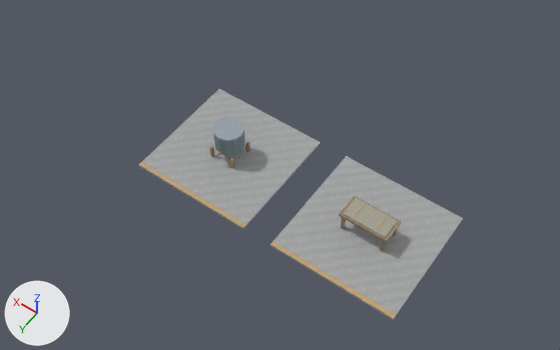
What one commit did to the glTF model development/levels/primitive-props-v1/site-kits/level_blockout_kit_wld_04_p04.glb.
Camera for both pictures: a 50 mm lens placed at (-14.3, 19.8, 26.1), pointed at (-1.8, 2.3, -1.4). Every picture has the same lights, and +X, +Y and +Z are marked at lower left. The older version comes first. Vertices at exactly the same position are counted once.

Objects in the first picture: 'level_blockout_kit_wld_04_p04'.
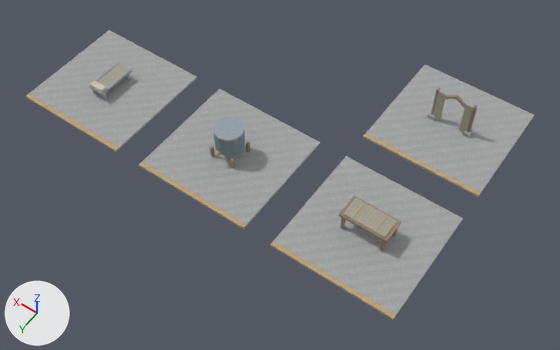
Diff of the bpy script that builds the scene:
```diff
--- a/development/levels/primitive-props-v1/site-kits/level_blockout_kit_wld_04_p04.glb.py
+++ b/development/levels/primitive-props-v1/site-kits/level_blockout_kit_wld_04_p04.glb.py
@@ mat_blockout_ivory @@
+mat_blockout_ivory = bpy.data.materials.new('blockout_ivory')
+# colours: light grey #dfdacb
+# uses the picture img_image_7
@@ me_widow_s_peak_fire_lookout_map_kit_contact_room @@
-me_widow_s_peak_fire_lookout_map_kit_contact_room.from_pydata(...)  # 198 vertices, 320 faces; spans x -9.82..2.83, y 0.7..6.3, z -0.11..1.64
+me_widow_s_peak_fire_lookout_map_kit_contact_room.from_pydata(...)  # 358 vertices, 560 faces; spans x -9.82..9.82, y -6.3..6.3, z -0.11..1.87
+# me_widow_s_peak_fire_lookout_map_kit_contact_room part 1: a new loose piece, a box spanning x 4.175..9.825, y 0.7..6.3, z -0.11..-0.01, in mat_blockout_stone
+# me_widow_s_peak_fire_lookout_map_kit_contact_room part 2: a new loose piece, a box spanning x -9.825..-4.175, y -6.3..-0.7, z -0.11..-0.01, in mat_blockout_stone
+# me_widow_s_peak_fire_lookout_map_kit_contact_room part 3: a new loose piece, a box spanning x -8.04..-7.72, y -3.68..-3.32, z 0.0..0.21, in mat_blockout_stone
+# me_widow_s_peak_fire_lookout_map_kit_contact_room part 4: a new loose piece, a box spanning x -6.28..-5.96, y -3.68..-3.32, z 0.0..0.21, in mat_blockout_stone
+# me_widow_s_peak_fire_lookout_map_kit_contact_room part 5: a new loose piece, a box spanning x 4.175..9.825, y 6.11..6.29, z -0.013..0.002, in mat_blockout_accent
+# me_widow_s_peak_fire_lookout_map_kit_contact_room part 6: a new loose piece, a box spanning x -9.825..-4.175, y -0.89..-0.71, z -0.013..0.002, in mat_blockout_accent
+# me_widow_s_peak_fire_lookout_map_kit_contact_room part 7: a new loose piece, a box spanning x -7.95..-7.82, y -3.57..-3.43, z 0.01..1.77, in mat_blockout_wood
+# me_widow_s_peak_fire_lookout_map_kit_contact_room part 8: a new loose piece, a box spanning x -6.18..-6.05, y -3.57..-3.43, z 0.01..1.77, in mat_blockout_wood
+# me_widow_s_peak_fire_lookout_map_kit_contact_room part 9: a new loose piece, a box spanning x 6.565..7.435, y 2.545..4.455, z 0.44..0.52, in mat_blockout_canvas
+# me_widow_s_peak_fire_lookout_map_kit_contact_room part 10: a new loose piece, a box spanning x -7.83..-7.47, y -3.45..-3.41, z 0.075..1.735, in mat_blockout_canvas
+# me_widow_s_peak_fire_lookout_map_kit_contact_room part 11: a new loose piece, a box spanning x -6.53..-6.17, y -3.45..-3.41, z 0.075..1.735, in mat_blockout_canvas
+# me_widow_s_peak_fire_lookout_map_kit_contact_room part 12: a new loose piece, a box spanning x 6.56..6.64, y 2.53..4.47, z 0.47..0.55, in mat_blockout_metal
+# me_widow_s_peak_fire_lookout_map_kit_contact_room part 13: a new loose piece, a box spanning x 7.36..7.44, y 2.53..4.47, z 0.47..0.55, in mat_blockout_metal
+# me_widow_s_peak_fire_lookout_map_kit_contact_room part 14: a new loose piece, a box spanning x 6.63..7.37, y 4.12..4.41, z 0.54..0.69, in mat_blockout_ivory
+# me_widow_s_peak_fire_lookout_map_kit_contact_room part 15: 16 vertices added at x -7.96..-6.04, y -3.57..-3.43, z 1.22..1.87
+# other edits to the shape of me_widow_s_peak_fire_lookout_map_kit_contact_room do not show in these pictures
 me_widow_s_peak_fire_lookout_map_kit_contact_room.materials.append(mat_blockout_stone)
@@ me_widow_s_peak_fire_lookout_map_kit_contact_room @@
 me_widow_s_peak_fire_lookout_map_kit_contact_room.materials.append(mat_blockout_bronze)
+me_widow_s_peak_fire_lookout_map_kit_contact_room.materials.append(mat_blockout_ivory)
```

What differs and where, as boxes [x1, y1, x2, y2] in the pictures (560 x 350 px):
'level_blockout_kit_wld_04_p04', reshaped (57% wider, 25% taller): before [139, 89, 463, 320]; after [26, 30, 534, 320]
part 1 of me_widow_s_peak_fire_lookout_map_kit_contact_room, added: after [26, 30, 197, 152]
part 2 of me_widow_s_peak_fire_lookout_map_kit_contact_room, added: after [363, 65, 534, 197]
part 3 of me_widow_s_peak_fire_lookout_map_kit_contact_room, added: after [462, 129, 473, 138]
part 4 of me_widow_s_peak_fire_lookout_map_kit_contact_room, added: after [427, 110, 435, 121]
part 5 of me_widow_s_peak_fire_lookout_map_kit_contact_room, added: after [26, 94, 118, 150]
part 6 of me_widow_s_peak_fire_lookout_map_kit_contact_room, added: after [364, 133, 480, 195]
part 7 of me_widow_s_peak_fire_lookout_map_kit_contact_room, added: after [467, 105, 478, 132]
part 8 of me_widow_s_peak_fire_lookout_map_kit_contact_room, added: after [431, 88, 441, 115]
part 9 of me_widow_s_peak_fire_lookout_map_kit_contact_room, added: after [90, 63, 129, 94]
part 10 of me_widow_s_peak_fire_lookout_map_kit_contact_room, added: after [459, 104, 473, 132]
part 11 of me_widow_s_peak_fire_lookout_map_kit_contact_room, added: after [433, 91, 447, 121]
part 12 of me_widow_s_peak_fire_lookout_map_kit_contact_room, added: after [101, 69, 132, 95]
part 13 of me_widow_s_peak_fire_lookout_map_kit_contact_room, added: after [89, 62, 118, 88]
part 14 of me_widow_s_peak_fire_lookout_map_kit_contact_room, added: after [90, 80, 106, 93]
part 15 of me_widow_s_peak_fire_lookout_map_kit_contact_room, added: after [445, 95, 466, 108]
